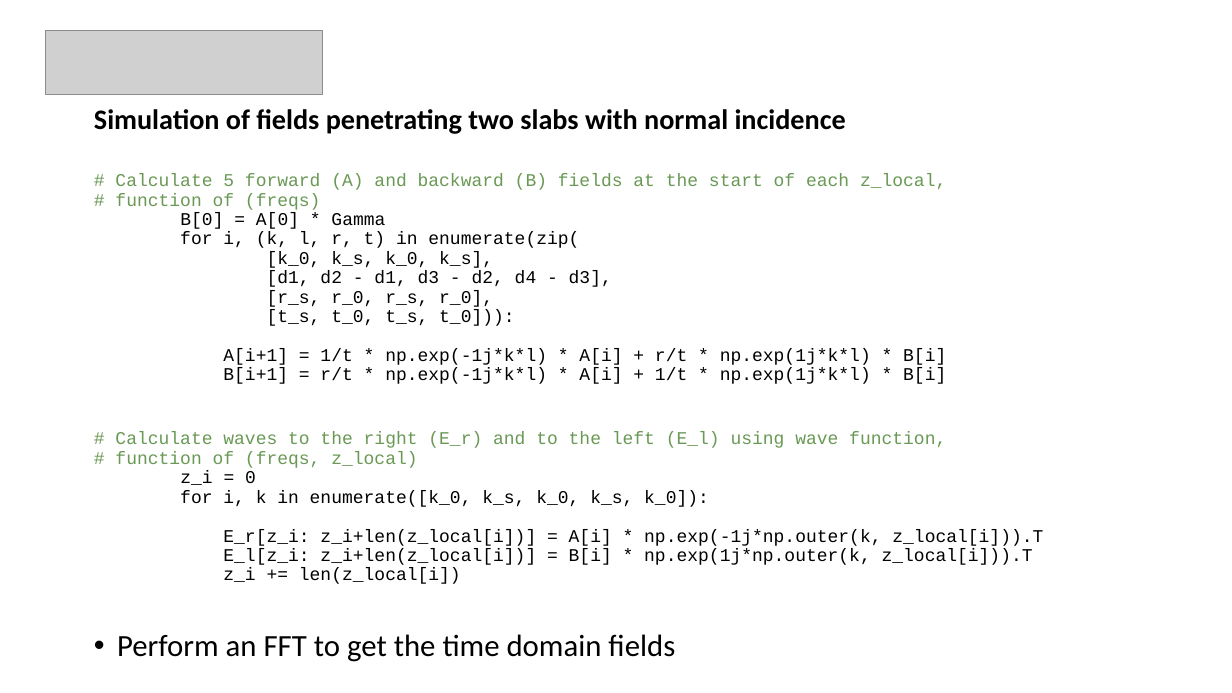
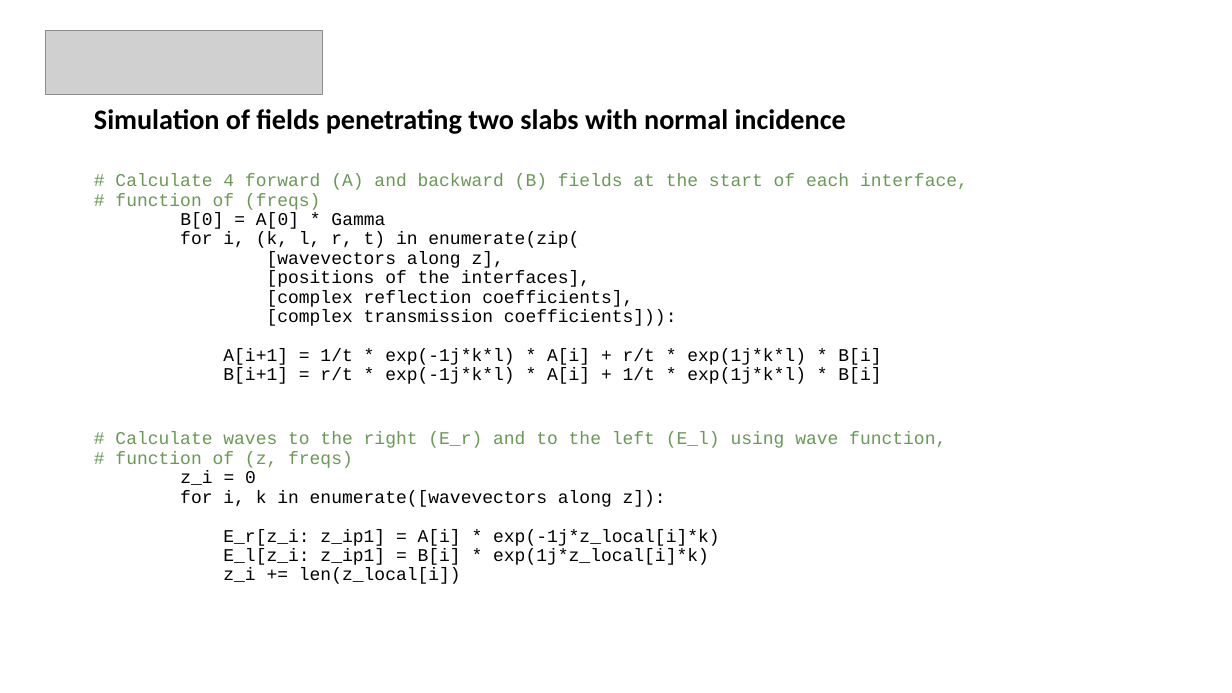
Before and after one commit to carbonnelleg/LELEC2350, a slide deck: slide 3 of python/Slabs/Slabs.pptx. Drawn at 1232x693 pixels with LibreOffice and Linux fonts; fonts in the diff are those of the drawing; grey boxes stand for pictures. Boxes give left, top, right and bottom in pixels: in the first picture for what was removed or moved away, otherwise in the second. Text is boxed around its words. In the diff, an @@ line names an element or a change of style, - is before the commit and + after.

```diff
--- a/python/Slabs/Slabs.pptx
+++ b/python/Slabs/Slabs.pptx
@@ text at (x1=115, y1=174, x2=968, y2=190): text changed @@
-# Calculate 5 forward (A) and backward (B) fields at the start of each z_local,
+# Calculate 4 forward (A) and backward (B) fields at the start of each interface,
@@ text at (x1=223, y1=251, x2=881, y2=384): text changed @@
-[k_0, k_s, k_0, k_s],
-[d1, d2 - d1, d3 - d2, d4 - d3],
-[r_s, r_0, r_s, r_0],
-[t_s, t_0, t_s, t_0])):
-A[i+1] = 1/t * np.exp(-1j*k*l) * A[i] + r/t * np.exp(1j*k*l) * B[i]
-B[i+1] = r/t * np.exp(-1j*k*l) * A[i] + 1/t * np.exp(1j*k*l) * B[i]
+[wavevectors along z],
+[positions of the interfaces],
+[complex reflection coefficients],
+[complex transmission coefficients])):
+A[i+1] = 1/t * exp(-1j*k*l) * A[i] + r/t * exp(1j*k*l) * B[i]
+B[i+1] = r/t * exp(-1j*k*l) * A[i] + 1/t * exp(1j*k*l) * B[i]
@@ text at (x1=115, y1=451, x2=353, y2=468): text changed @@
-# function of (freqs, z_local)
+# function of (z, freqs)
@@ text at (x1=180, y1=490, x2=720, y2=565): text changed @@
-for i, k in enumerate([k_0, k_s, k_0, k_s, k_0]):
-E_r[z_i: z_i+len(z_local[i])] = A[i] * np.exp(-1j*np.outer(k, z_local[i])).T
-E_l[z_i: z_i+len(z_local[i])] = B[i] * np.exp(1j*np.outer(k, z_local[i])).T
+for i, k in enumerate([wavevectors along z]):
+E_r[z_i: z_ip1] = A[i] * exp(-1j*z_local[i]*k)
+E_l[z_i: z_ip1] = B[i] * exp(1j*z_local[i]*k)
@@ text at (x1=117, y1=634, x2=675, y2=662): paragraph removed @@
-• Perform an FFT to get the time domain fields
```
Also in this commit, not shown: 1 other slide changed, 1 slide added, 16 other files.
